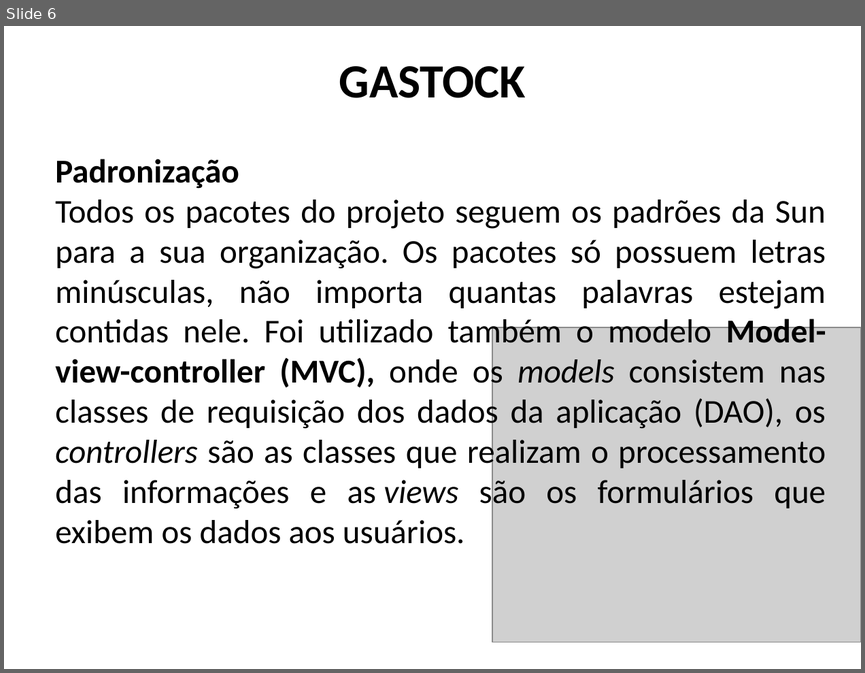
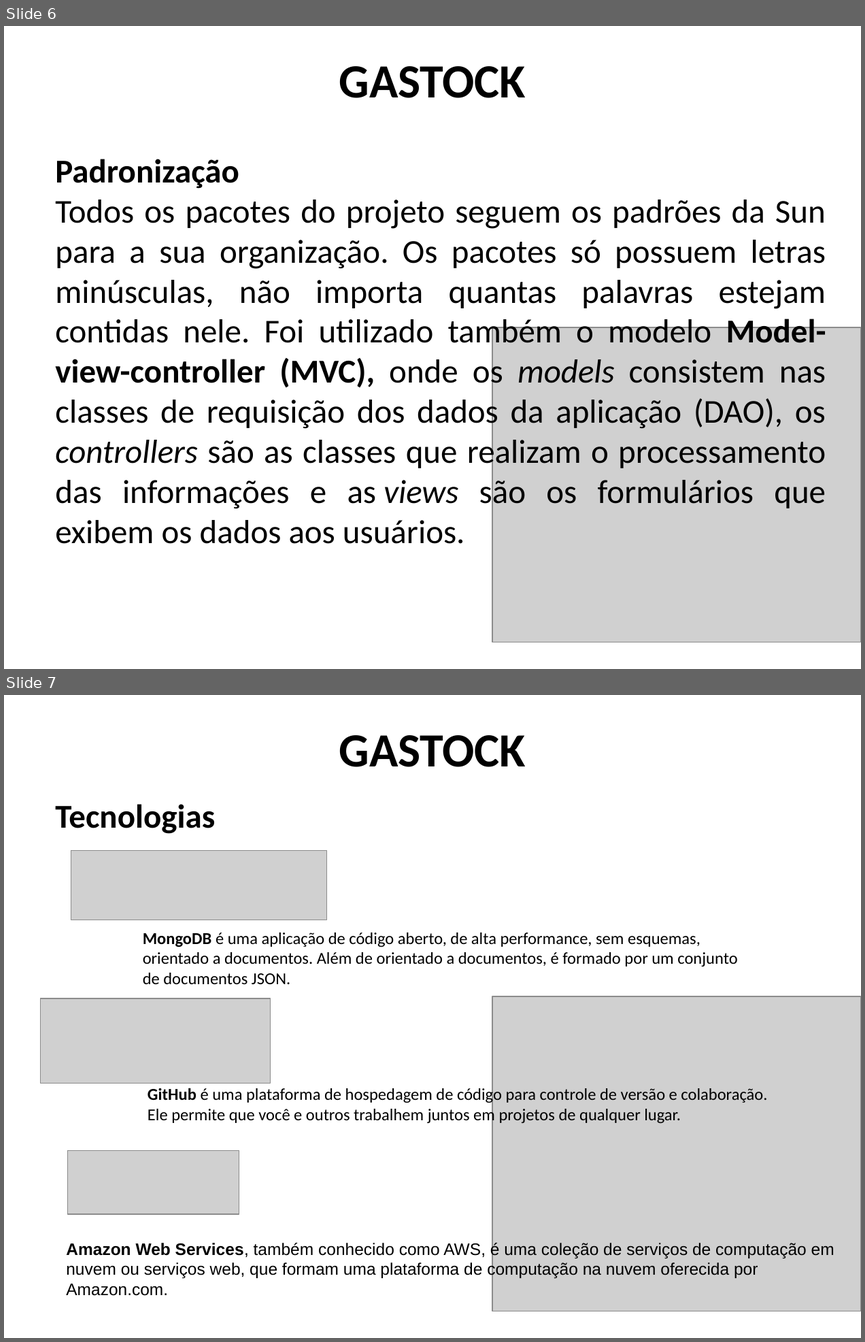
Before and after one commit to joseantonnio/gastock, a slide deck: Apresentação 1/Apresentação.odp. Shown one above the other, each under a label of ours: slide 6 before the commit, slides 6 and 7 after it. The pictures are 865x673 and 865x1342 pixels, drawn with LibreOffice and Linux fonts; fonts in the diff are those of the drawing; grey boxes stand for pictures. Boxes give left, top, right and bottom in pixels: in the first picture for what was removed or moved away, otherwise in the second. Text is boxed around its words. In the diff, an @@ line names an element or a change of style, - is before the commit and + after.

```diff
--- a/Apresentação 1/Apresentação.odp
+++ b/Apresentação 1/Apresentação.odp
@@ slide 7 added at [4,695,861,1338], background #FFFFFF @@
@@ text added at [339,735,526,767], 40 pt, text #000000, bold @@
+GASTOCK
@@ text added at [55,804,215,834], 28 pt, text #000000, bold @@
+Tecnologias
@@ picture added at [71,850,326,919] @@
@@ text added at [143,932,737,985], 14 pt, text #000000 @@
+MongoDB é uma aplicação de código aberto, de alta performance, sem esquemas,
+orientado a documentos. Além de orientado a documentos, é formado por um conjunto
+de documentos JSON.
@@ picture added at [41,998,271,1083] @@
@@ picture added at [492,997,861,1311] @@
@@ text added at [147,1086,767,1124], 14 pt, text #000000 @@
+GitHub é uma plataforma de hospedagem de código para controle de versão e colaboração.
+Ele permite que você e outros trabalhem juntos em projetos de qualquer lugar.
@@ picture added at [67,1150,239,1213] @@
@@ text added at [66,1241,834,1295], 14 pt, text #000000 @@
+Amazon Web Services, também conhecido como AWS, é uma coleção de serviços de computação em
+nuvem ou serviços web, que formam uma plataforma de computação na nuvem oferecida por
+Amazon.com.
```
Also in this commit, not shown: 1 slide removed, 9 other files.
